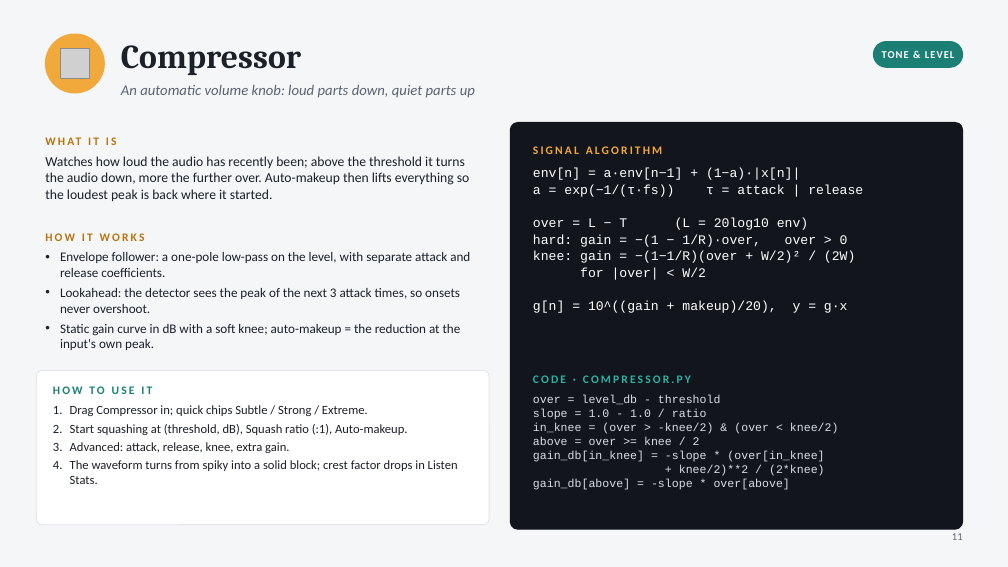
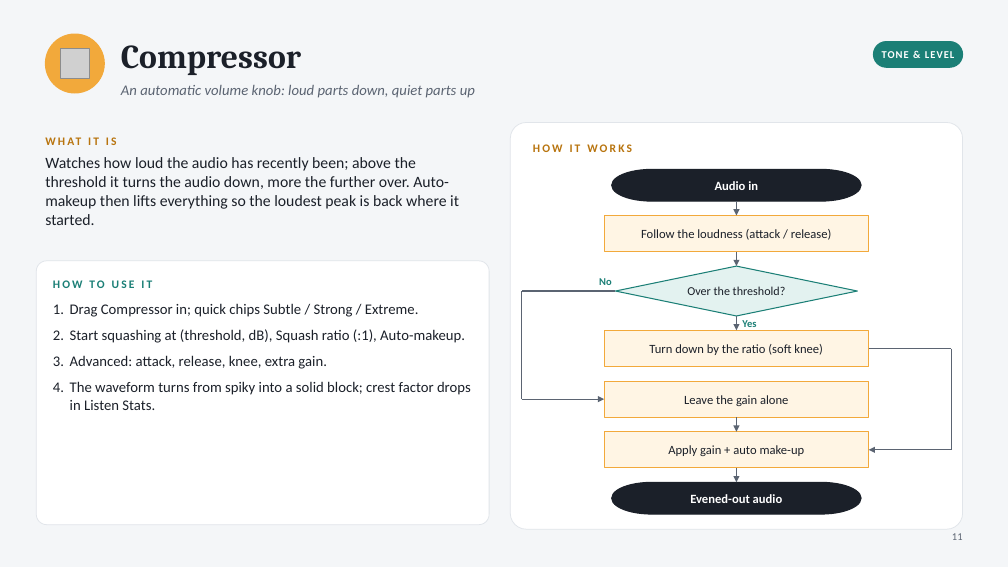
Before and after one commit to Nafis37/Audio_Chef, a slide deck: slide 11 of Audio_Chef.pptx. Drawn at 1008x567 pixels with LibreOffice and Linux fonts; fonts in the diff are those of the drawing; grey boxes stand for pictures. Boxes give left, top, right and bottom in pixels: in the first picture for what was removed or moved away, otherwise in the second. Text is boxed around its words. In the diff, an @@ line names an element or a change of style, - is before the commit and + after.

```diff
--- a/Audio_Chef.pptx
+++ b/Audio_Chef.pptx
@@ rounded rectangle at (x1=510, y1=123, x2=963, y2=529): fill #12151C to #FFFFFF; outline #12151C 1 pt to #E1E5EA 0.75 pt; proportions changed @@
@@ text "HOW IT WORKS" moved from (x1=45, y1=233, x2=145, y2=241) to (x1=533, y1=144, x2=632, y2=152) @@
@@ text removed at (x1=533, y1=146, x2=662, y2=154) @@
-SIGNAL ALGORITHM
@@ text "Watches how loud the audio ..." at (x1=45, y1=157, x2=459, y2=225): size 13 to 15 pt @@
@@ text removed at (x1=533, y1=168, x2=863, y2=313) @@
-env[n] = a·env[n−1] + (1−a)·|x[n]|
-a = exp(−1/(τ·fs)) τ = attack | release
-over = L − T (L = 20log10 env)
-hard: gain = −(1 − 1/R)·over, over > 0
-knee: gain = −(1−1/R)(over + W/2)² / (2W)
-for |over| < W/2
-g[n] = 10^((gain + makeup)/20), y = g·x
@@ pill shape added at (x1=612, y1=169, x2=861, y2=201), fill #1B2029, outline #1B2029 1 pt, 12 pt, text #FFFFFF, bold @@
+Audio in
@@ arrow added from (737, 201) to (737, 216), #5B6472 1.25 pt @@
@@ rectangle added at (x1=604, y1=216, x2=869, y2=252), fill #FFF5E4, outline #F2A93B 1 pt, 12 pt, text #1B2029 @@
+Follow the loudness (attack / release)
@@ rounded rectangle resized from (x1=36, y1=371, x2=489, y2=525) to (x1=36, y1=261, x2=489, y2=525) @@
@@ text removed at (x1=60, y1=252, x2=470, y2=350) @@
-• Envelope follower: a one-pole low-pass on the level, with separate attack and release coefficients.
-• Lookahead: the detector sees the peak of the next 3 attack times, so onsets never overshoot.
-• Static gain curve in dB with a soft knee; auto-makeup = the reduction at the input's own peak.
@@ diamond added at (x1=616, y1=266, x2=858, y2=316), fill #E3F2F0, outline #1B7F76 1 pt, 11.5 pt, text #1B2029 @@
+Over the threshold?
@@ arrow added from (737, 252) to (737, 266), #5B6472 1.25 pt @@
@@ text "HOW TO USE IT" moved from (x1=53, y1=386, x2=152, y2=394) to (x1=53, y1=280, x2=152, y2=288) @@
@@ line added from (616, 291) to (522, 291), #5B6472 1.25 pt @@
@@ line added from (522, 291) to (522, 399), #5B6472 1.25 pt @@
@@ text added at (x1=599, y1=278, x2=612, y2=285), 10 pt, text #1B7F76, bold @@
+No
@@ text "Drag Compressor in; quick chips ..." moved from (x1=70, y1=405, x2=458, y2=484) to (x1=70, y1=303, x2=471, y2=410) @@
@@ text "Drag Compressor in; quick chips ..." at (x1=70, y1=303, x2=471, y2=410): size 12 to 14 pt; more space between paragraphs @@
@@ arrow added from (737, 316) to (737, 330), #5B6472 1.25 pt @@
@@ text added at (x1=742, y1=320, x2=756, y2=327), 10 pt, text #1B7F76, bold @@
+Yes
@@ rectangle added at (x1=604, y1=330, x2=869, y2=367), fill #FFF5E4, outline #F2A93B 1 pt, 12 pt, text #1B2029 @@
+Turn down by the ratio (soft knee)
@@ line added from (869, 349) to (951, 349), #5B6472 1.25 pt @@
@@ line added from (951, 349) to (951, 450), #5B6472 1.25 pt @@
@@ text removed at (x1=533, y1=375, x2=691, y2=383) @@
-CODE · COMPRESSOR.PY
@@ rectangle added at (x1=604, y1=381, x2=869, y2=417), fill #FFF5E4, outline #F2A93B 1 pt, 12 pt, text #1B2029 @@
+Leave the gain alone
@@ arrow added from (522, 399) to (604, 399), #5B6472 1.25 pt @@
@@ text removed at (x1=533, y1=395, x2=839, y2=490) @@
-over = level_db - threshold
-slope = 1.0 - 1.0 / ratio
-in_knee = (over > -knee/2) & (over < knee/2)
-above = over >= knee / 2
-gain_db[in_knee] = -slope * (over[in_knee]
-+ knee/2)**2 / (2*knee)
-gain_db[above] = -slope * over[above]
@@ arrow added from (737, 417) to (737, 432), #5B6472 1.25 pt @@
@@ rectangle added at (x1=604, y1=432, x2=869, y2=468), fill #FFF5E4, outline #F2A93B 1 pt, 12 pt, text #1B2029 @@
+Apply gain + auto make-up
@@ arrow added from (737, 468) to (737, 482), #5B6472 1.25 pt @@
@@ arrow added from (951, 450) to (869, 450), #5B6472 1.25 pt @@
@@ pill shape added at (x1=612, y1=482, x2=861, y2=514), fill #1B2029, outline #1B2029 1 pt, 12 pt, text #FFFFFF, bold @@
+Evened-out audio
```
Also in this commit, not shown: 17 other slides changed, 3 other files.
